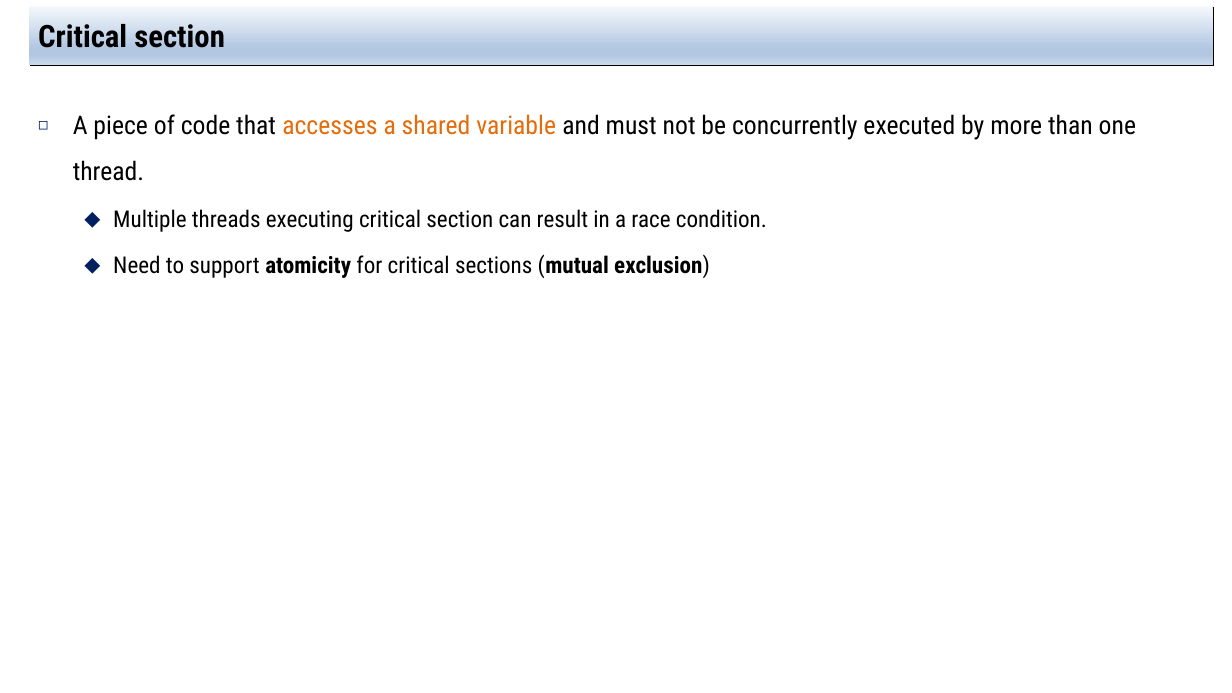
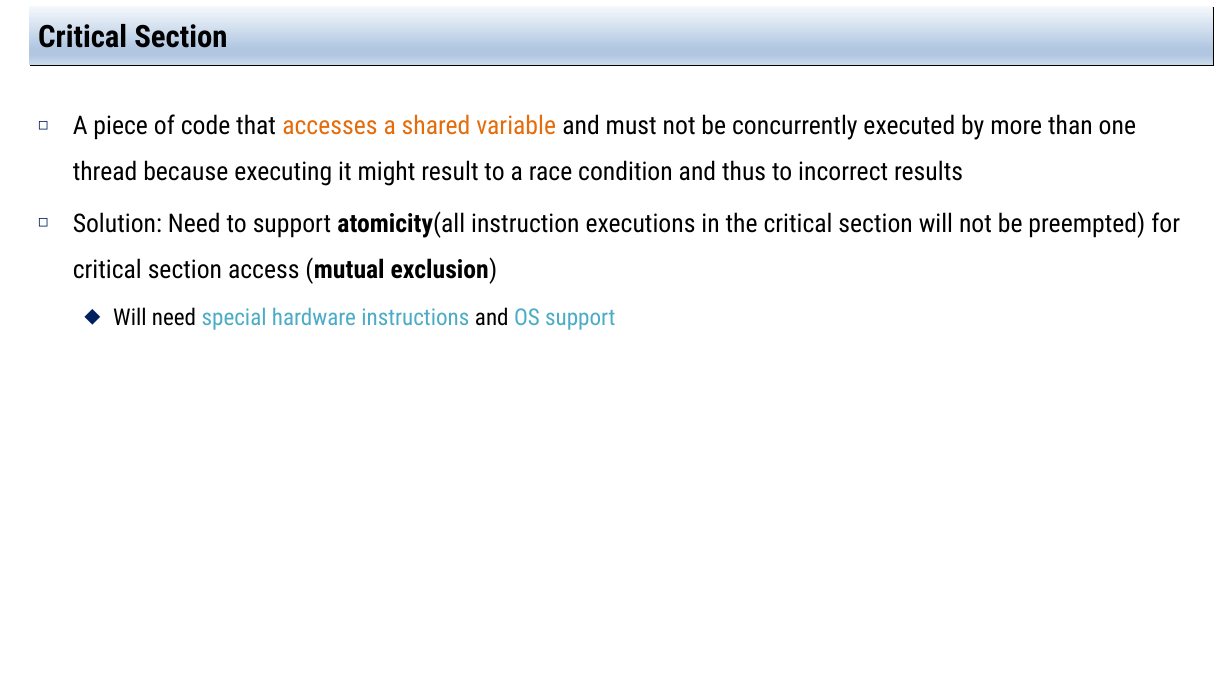
Before and after one commit to jachermocilla/extra-course-materials, a slide deck: slide 17 of cmsc125/ostep/slides/02.Concurrency/26.Concurrency_An_Introduction.pptx (slide 9 before the commit). Drawn at 1232x693 pixels with LibreOffice and Linux fonts; fonts in the diff are those of the drawing. Boxes give left, top, right and bottom in pixels: in the first picture for what was removed or moved away, otherwise in the second. Text is boxed around its words. In the diff, an @@ line names an element or a change of style, - is before the commit and + after.

```diff
--- a/cmsc125/ostep/slides/02.Concurrency/26.Concurrency_An_Introduction.pptx
+++ b/cmsc125/ostep/slides/02.Concurrency/26.Concurrency_An_Introduction.pptx
@@ title at (x1=38, y1=19, x2=227, y2=48): text changed @@
-Critical section
+Critical Section
@@ text at (x1=73, y1=114, x2=1180, y2=330): text changed; size 18 to 20 pt @@
-◻ A piece of code that accesses a shared variable and must not be concurrently executed by more than one thread.
-  ⬥ Multiple threads executing critical section can result in a race condition.
-  ⬥ Need to support atomicity for critical sections (mutual exclusion)
+◻ A piece of code that accesses a shared variable and must not be concurrently executed by more than one thread because executing it might result to a race condition and thus to incorrect results
+◻ Solution: Need to support atomicity(all instruction executions in the critical section will not be preempted) for critical section access (mutual exclusion)
+  ⬥ Will need special hardware instructions and OS support
```
Also in this commit, not shown: 5 other slides changed, 9 slides added, 3 other files.
